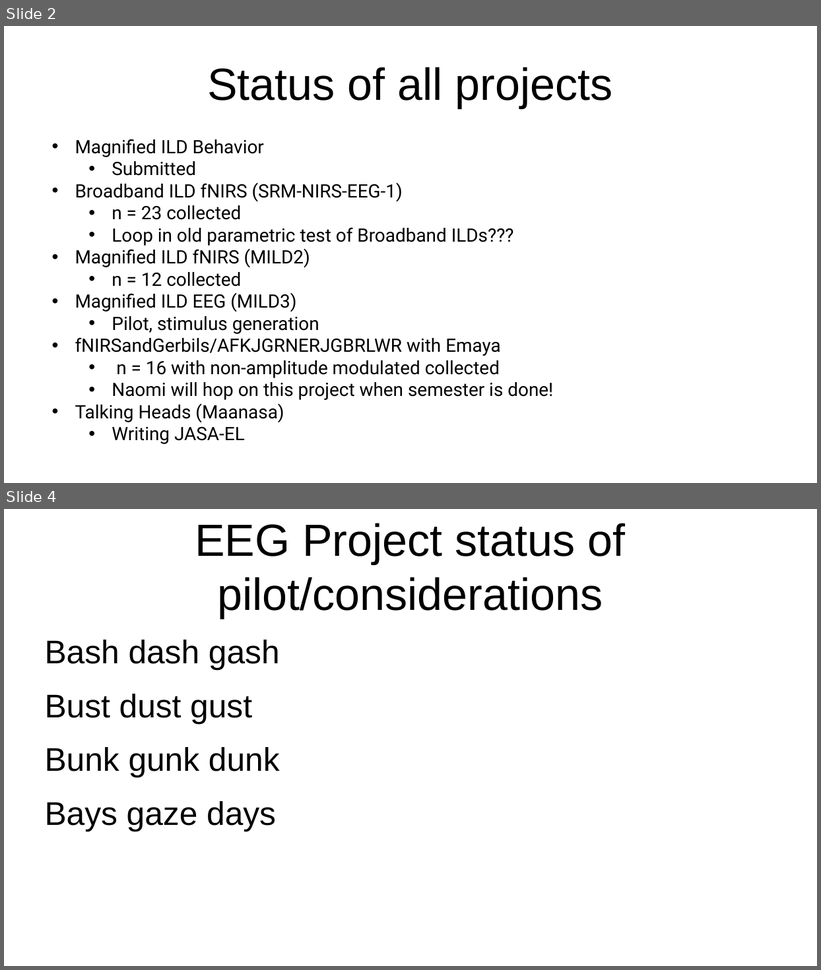
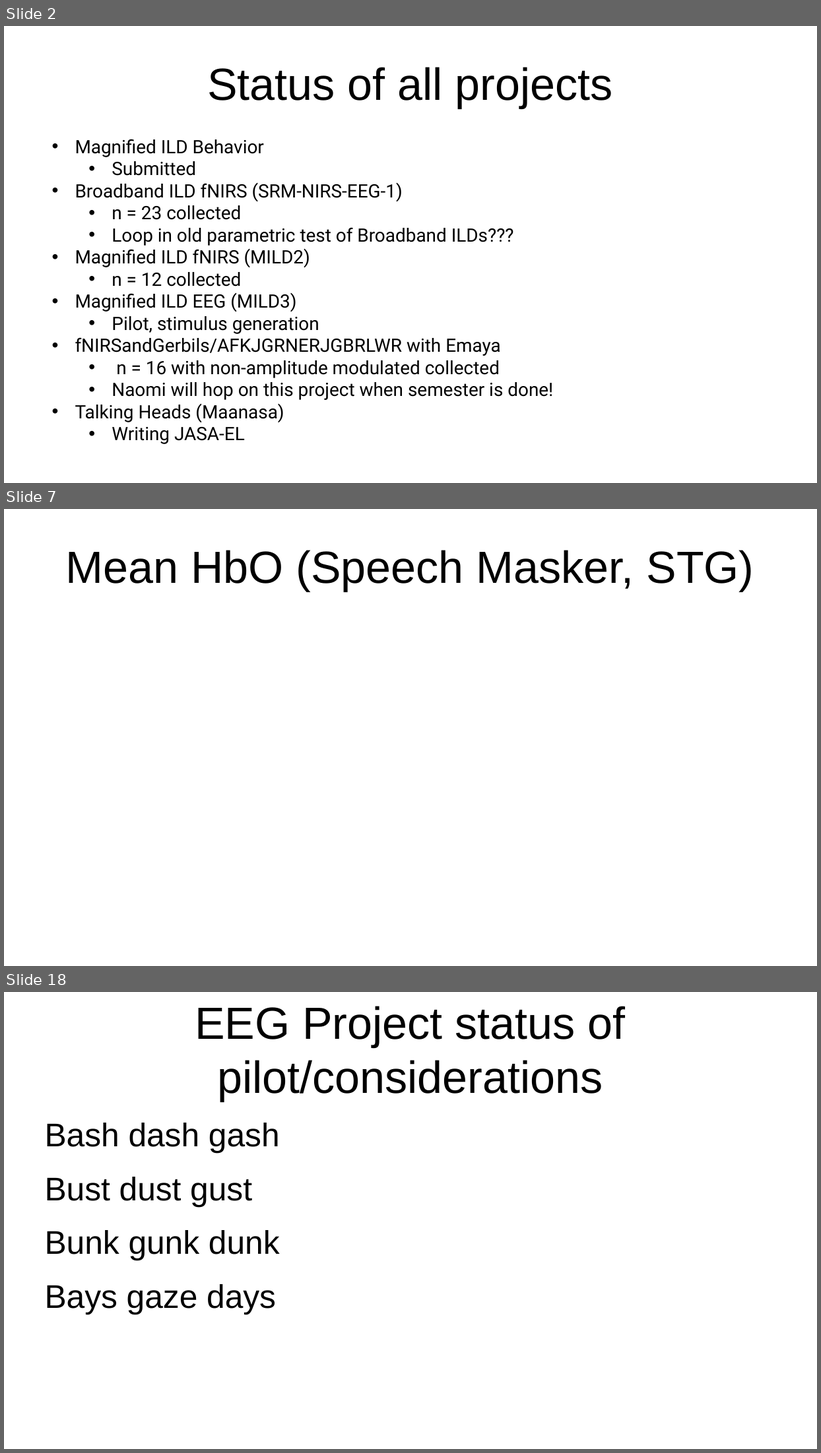
Before and after one commit to brichard28/Broadband-ILD-fNIRS, a slide deck: SRM-NIRS-EEG Update 4-19.pptx. Shown one above the other, each under a label of ours: slides 2 and 4 before the commit, slides 2, 7 and 18 after it; the slides between them are not shown. The pictures are 821x970 and 821x1453 pixels, drawn with LibreOffice and Linux fonts; fonts in the diff are those of the drawing. Boxes give left, top, right and bottom in pixels: in the first picture for what was removed or moved away, otherwise in the second. Text is boxed around its words. In the diff, an @@ line names an element or a change of style, - is before the commit and + after.

```diff
--- a/SRM-NIRS-EEG Update 4-19.pptx
+++ b/SRM-NIRS-EEG Update 4-19.pptx
@@ slide 7 added at bbox=[4, 509, 817, 966], background #FFFFFF @@
@@ title added at bbox=[66, 550, 754, 591], 44 pt, text #000000 @@
+Mean HbO (Speech Masker, STG)
@@ what was slide 4 is now slide 18 @@
```
Also in this commit, not shown: 1 slide changed, 13 other slides added, 10 other files.
